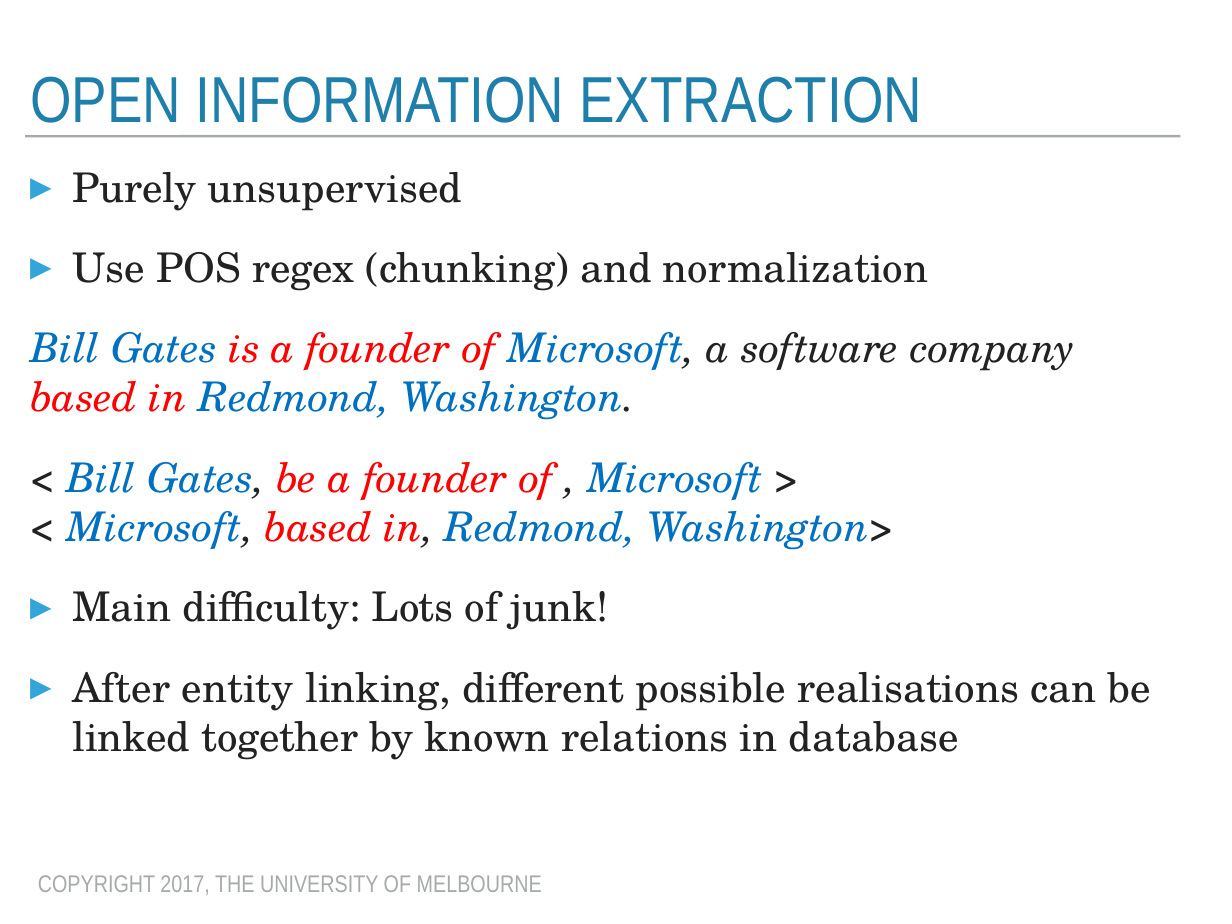
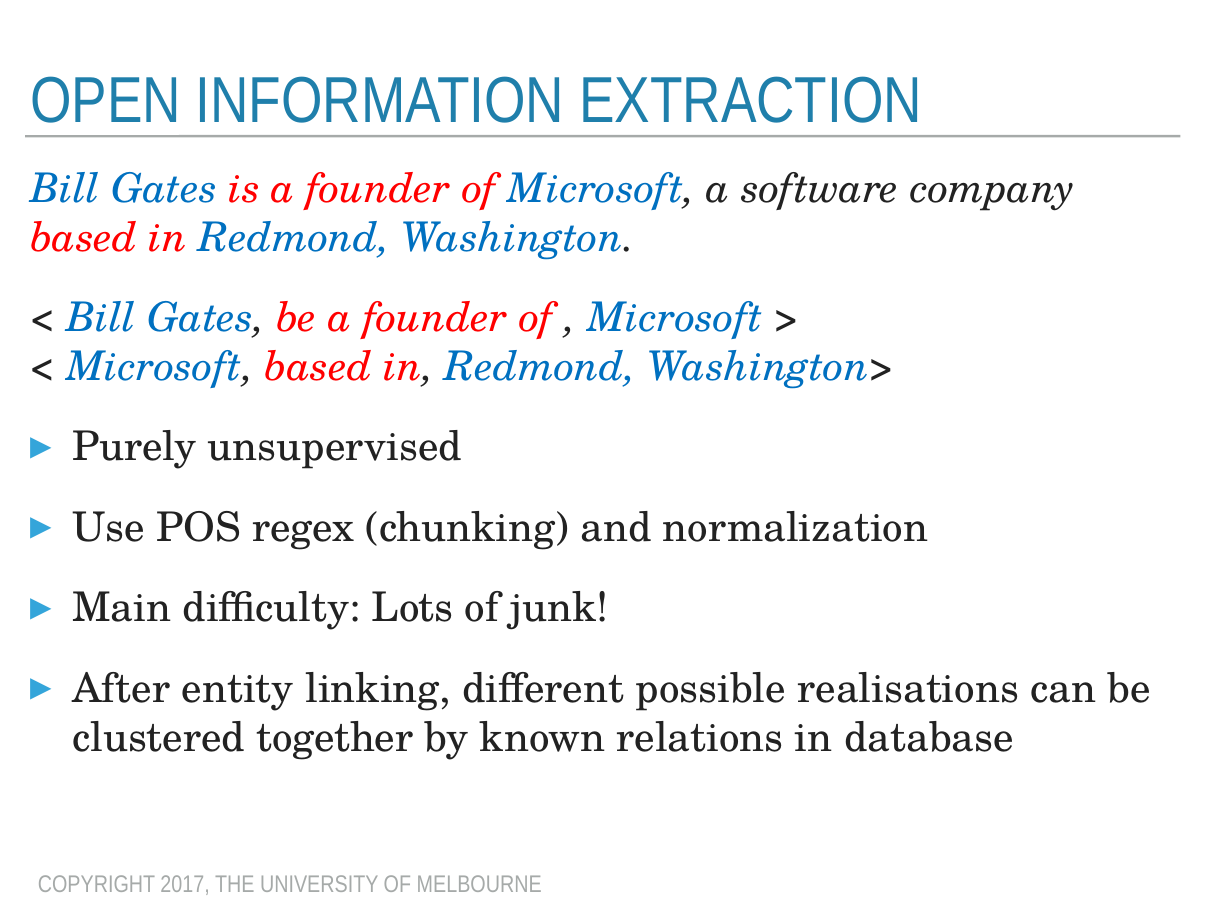
Before and after one commit to trevorcohn/comp90042, a slide deck: slide 9 of slides/WSTA_L12_question answering.pptx (slide 8 before the commit). Drawn at 1232x924 pixels with LibreOffice and Linux fonts; fonts in the diff are those of the drawing. Boxes give left, top, right and bottom in pixels: in the first picture for what was removed or moved away, otherwise in the second. Text is boxed around its words. In the diff, an @@ line names an element or a change of style, - is before the commit and + after.

```diff
--- a/slides/WSTA_L12_question answering.pptx
+++ b/slides/WSTA_L12_question answering.pptx
@@ text at bbox=[30, 172, 1075, 389]: paragraphs added @@
+Bill Gates is a founder of Microsoft, a software company based in Redmond, Washington.
+< Bill Gates, be a founder of , Microsoft >
+< Microsoft, based in, Redmond, Washington>
@@ text at bbox=[30, 332, 1075, 550]: paragraphs removed @@
-Bill Gates is a founder of Microsoft, a software company based in Redmond, Washington.
-< Bill Gates, be a founder of , Microsoft >
-< Microsoft, based in, Redmond, Washington>
@@ text at bbox=[72, 672, 1151, 760]: text changed @@
-▸ After entity linking, different possible realisations can be linked together by known relations in database
+▸ After entity linking, different possible realisations can be clustered together by known relations in database
```
Also in this commit, not shown: 17 other slides changed, 2 slides added, 2 other files.
